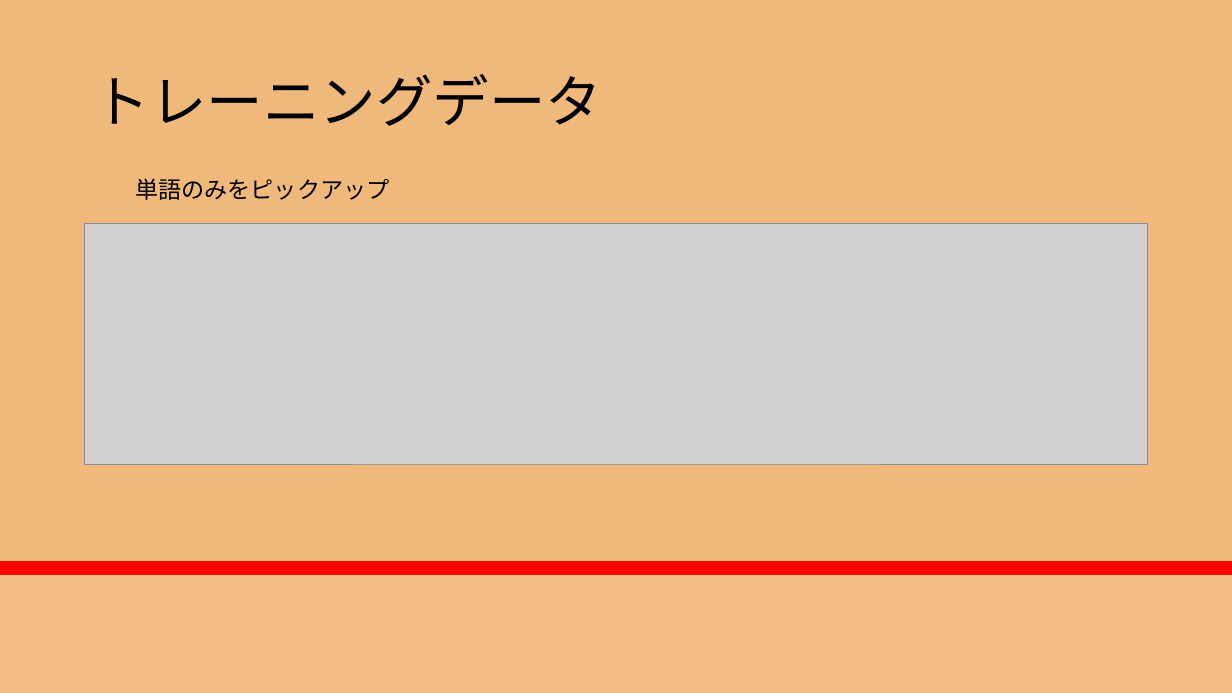
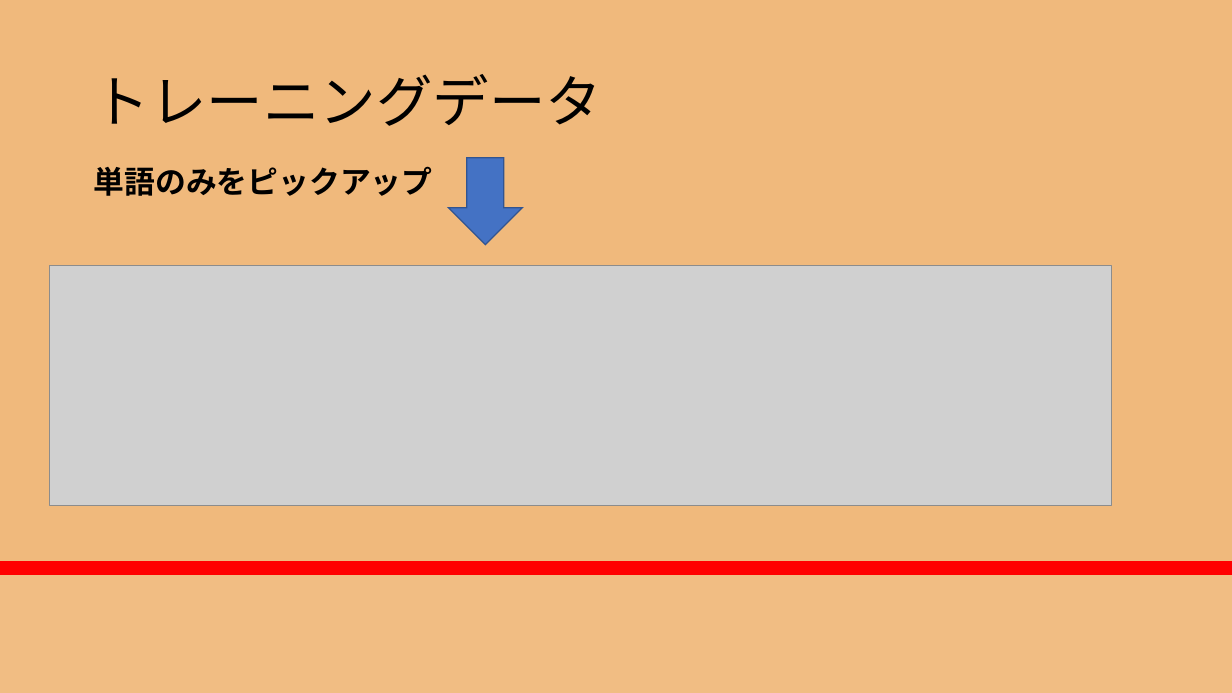
Before and after one commit to RikiishiSuzunosuke/AIspeaker_yosie, a slide deck: slide 12 of presentation/AIスピーカー開発_3_山田.pptx. Drawn at 1232x693 pixels with LibreOffice and Linux fonts; fonts in the diff are those of the drawing; grey boxes stand for pictures. Boxes give left, top, right and bottom in pixels: in the first picture for what was removed or moved away, otherwise in the second. Text is boxed around its words. In the diff, an @@ line names an element or a change of style, - is before the commit and + after.

```diff
--- a/presentation/AIスピーカー開発_3_山田.pptx
+++ b/presentation/AIスピーカー開発_3_山田.pptx
@@ text "単語のみをピックアップ": place and size @@
-text "単語のみをピックアップ" at <box>135,178,389,200</box>
+text "単語のみをピックアップ" at <box>94,166,433,196</box>
@@ text "単語のみをピックアップ" at <box>94,166,433,196</box>: size 18 to 24 pt, bold on @@
@@ down arrow added at <box>448,158,522,245</box>, fill #4472C4, outline #325491 1 pt @@
@@ picture: place and size @@
-picture at <box>85,224,1148,464</box>
+picture at <box>49,265,1112,506</box>
```
Also in this commit, not shown: 1 slide added, 2 other files.
